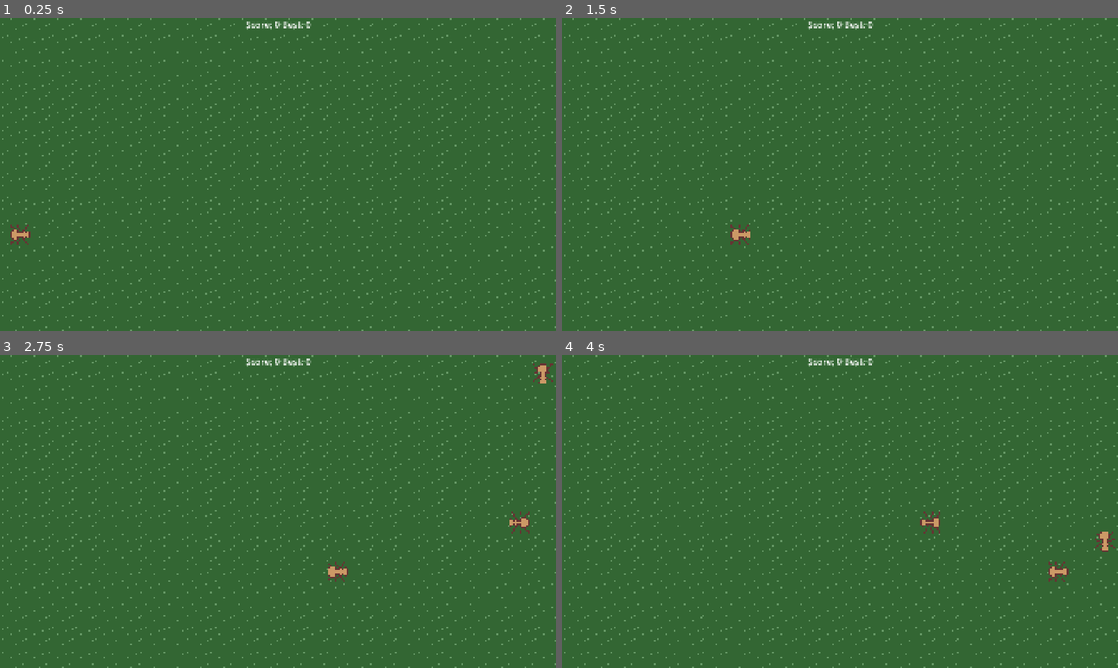
Above: before the commit, frames 1-4 (two rows, left to right).
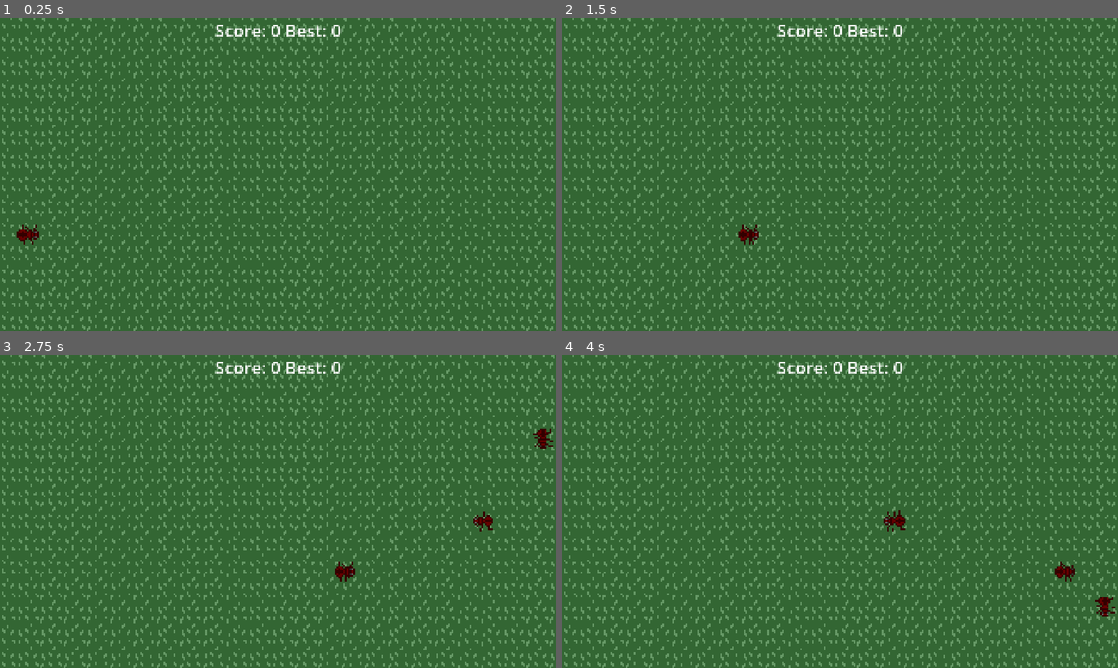
Above: after the commit, the same moments.

Repository: appellatebaton0/code-quest
Game: Godot game, scene res://scenes/main.tscn
Two runs of this game, one before a commit and one after it. Both use one fixed random seed, a clock stepped at 60 frames per second and the inputs below.
Inputs (mouse positions are in pixels of both pictures, inside the frame that each line leads up to):
- Up to frame 1 (0.25 s): no input
- Up to frame 2 (1.5 s): tap Enter at 0.5 s; move the mouse to (612, 233) at 0.52 s; hold D (Right) 0.53-1.28 s; click (612, 233) at 0.67 s; move the mouse to (728, 190) at 1.27 s; hold S (Down) from 1.28 s (still down); click (728, 190) at 1.42 s
- Up to frame 3 (2.75 s): move the mouse to (333, 442) at 2.02 s; release S (Down) at 2.03 s; hold D (Right) from 2.03 s (still down); click (333, 442) at 2.17 s
- Up to frame 4 (4 s): move the mouse to (1079, 520) at 2.77 s; release D (Right) at 2.78 s; hold W (Up) 2.78-3.53 s; click (1079, 520) at 2.92 s; move the mouse to (1106, 473) at 3.52 s; hold A (Left) from 3.53 s (still down); click (1106, 473) at 3.67 s

The runs differ from the first frame. In frame 1, 12% of the frame differs, in the area x 0-100%, y 0-100%; in frame 2, 12%; in frame 3, 12%; in frame 4, 12%.

Commit message:
v1 - Submission

Diff:
--- a/scenes/actors/bug.tscn
+++ b/scenes/actors/bug.tscn
@@ -1,21 +1,44 @@
-[gd_scene load_steps=11 format=3 uid="uid://kek6tefk2fpk"]
+[gd_scene load_steps=13 format=3 uid="uid://kek6tefk2fpk"]
 
 [ext_resource type="Script" uid="uid://dwh0yifrqxhcp" path="res://scripts/actor.gd" id="1_8dihf"]
 [ext_resource type="PackedScene" uid="uid://byojuvig761hd" path="res://scenes/components/cp_motion.tscn" id="2_ssu4b"]
-[ext_resource type="PackedScene" uid="uid://dnd4kisf8wjau" path="res://scenes/components/cp_sprite.tscn" id="3_4c8bg"]
 [ext_resource type="Texture2D" uid="uid://bfeymagkhabkr" path="res://assets/bug.png" id="4_ssu4b"]
+[ext_resource type="PackedScene" uid="uid://dgw1cdcm2loma" path="res://scenes/components/cp_hitbox.tscn" id="5_wmt52"]
 [ext_resource type="PackedScene" uid="uid://c5lgrvfkkeake" path="res://scenes/components/cp_free.tscn" id="6_j64ad"]
-[ext_resource type="PackedScene" uid="uid://cfhfudk7fnj6v" path="res://scenes/components/cp_hurtbox.tscn" id="7_d1srl"]
+[ext_resource type="PackedScene" uid="uid://cabi2tsjjcc6r" path="res://scenes/components/cp_lose.tscn" id="7_8dihf"]
 [ext_resource type="Script" uid="uid://djrru78hi2tbg" path="res://scripts/components/cp_score.gd" id="8_ssu4b"]
 
 [sub_resource type="RectangleShape2D" id="RectangleShape2D_a2f0v"]
 size = Vector2(14, 14)
 
-[sub_resource type="RectangleShape2D" id="RectangleShape2D_ssu4b"]
-size = Vector2(22, 18)
+[sub_resource type="AtlasTexture" id="AtlasTexture_wmt52"]
+atlas = ExtResource("4_ssu4b")
+region = Rect2(0, 0, 16, 16)
 
-[sub_resource type="RectangleShape2D" id="RectangleShape2D_iq6g4"]
-size = Vector2(14, 14)
+[sub_resource type="AtlasTexture" id="AtlasTexture_8dihf"]
+atlas = ExtResource("4_ssu4b")
+region = Rect2(16, 0, 16, 16)
+
+[sub_resource type="AtlasTexture" id="AtlasTexture_ssu4b"]
+atlas = ExtResource("4_ssu4b")
+region = Rect2(32, 0, 16, 16)
+
+[sub_resource type="SpriteFrames" id="SpriteFrames_4c8bg"]
+animations = [{
+"frames": [{
+"duration": 1.0,
+"texture": SubResource("AtlasTexture_wmt52")
+}, {
+"duration": 1.0,
+"texture": SubResource("AtlasTexture_8dihf")
+}, {
+"duration": 1.0,
+"texture": SubResource("AtlasTexture_ssu4b")
+}],
+"loop": true,
+"name": &"default",
+"speed": 7.0
+}]
 
 [node name="Bug" type="Node2D" groups=["Actors"]]
 script = ExtResource("1_8dihf")
@@ -26,28 +49,28 @@
 [node name="CollisionShape2D" type="CollisionShape2D" parent="CP_Motion"]
 shape = SubResource("RectangleShape2D_a2f0v")
 
-[node name="CP_Sprite" parent="." instance=ExtResource("3_4c8bg")]
+[node name="CP_AnimSprite" type="AnimatedSprite2D" parent="."]
 texture_filter = 1
-texture = ExtResource("4_ssu4b")
+sprite_frames = SubResource("SpriteFrames_4c8bg")
+autoplay = "default"
+frame_progress = 0.288528
 
 [node name="CP_Free" parent="." instance=ExtResource("6_j64ad")]
+
+[node name="CP_Hitbox" parent="." instance=ExtResource("5_wmt52")]
 collision_mask = 4
 
-[node name="CollisionShape2D" type="CollisionShape2D" parent="CP_Free"]
-position = Vector2(-2, 0)
-shape = SubResource("RectangleShape2D_ssu4b")
-
-[node name="CP_Hurtbox" parent="." instance=ExtResource("7_d1srl")]
-collision_mask = 5
-
-[node name="CollisionShape2D" type="CollisionShape2D" parent="CP_Hurtbox"]
-shape = SubResource("RectangleShape2D_iq6g4")
+[node name="CollisionShape2D3" type="CollisionShape2D" parent="CP_Hitbox"]
+shape = SubResource("RectangleShape2D_a2f0v")
 
 [node name="CP_Score" type="Node" parent="."]
 script = ExtResource("8_ssu4b")
 score_modifier = 1
 metadata/_custom_type_script = "uid://djrru78hi2tbg"
 
-[connection signal="got_free" from="CP_Free" to="CP_Score" method="modify_score"]
-[connection signal="input_event" from="CP_Free" to="CP_Free" method="_on_input_event"]
-[connection signal="clicked_on" from="CP_Hurtbox" to="CP_Free" method="free"]
+[node name="CP_Lose" parent="." instance=ExtResource("7_8dihf")]
+
+[connection signal="clicked_on" from="CP_Hitbox" to="CP_Free" method="free_actor"]
+[connection signal="clicked_on" from="CP_Hitbox" to="CP_Score" method="modify_score"]
+[connection signal="input_event" from="CP_Hitbox" to="CP_Hitbox" method="_on_input_event"]
+[connection signal="game_lost" from="CP_Lose" to="CP_Free" method="free_actor"]
--- a/scenes/components/cp_free.tscn
+++ b/scenes/components/cp_free.tscn
@@ -2,8 +2,5 @@
 
 [ext_resource type="Script" uid="uid://d25af0viaxcrw" path="res://scripts/components/cp_free.gd" id="1_b3nlc"]
 
-[node name="CP_Free" type="Area2D"]
+[node name="CP_Free" type="Node"]
 script = ExtResource("1_b3nlc")
-
-[connection signal="area_entered" from="." to="." method="_on_area_entered"]
-[connection signal="body_entered" from="." to="." method="_on_body_entered"]
--- /dev/null
+++ b/scenes/components/cp_lose.tscn
@@ -0,0 +1,6 @@
+[gd_scene load_steps=2 format=3 uid="uid://cabi2tsjjcc6r"]
+
+[ext_resource type="Script" uid="uid://daudjs4sbstgs" path="res://scripts/components/cp_lose.gd" id="1_6u6dy"]
+
+[node name="CP_Lose" type="Node"]
+script = ExtResource("1_6u6dy")
--- a/scenes/main.tscn
+++ b/scenes/main.tscn
@@ -8,7 +8,9 @@
 [ext_resource type="PackedScene" uid="uid://kek6tefk2fpk" path="res://scenes/actors/bug.tscn" id="6_tipki"]
 [ext_resource type="Script" uid="uid://chbmrmtuoajba" path="res://scripts/spawner_components/position/psc_rect.gd" id="8_85g3d"]
 [ext_resource type="Script" uid="uid://c4q76hlb4lmjj" path="res://scripts/spawner_components/rotation/rsc_manual.gd" id="8_choun"]
+[ext_resource type="PackedScene" uid="uid://cfhfudk7fnj6v" path="res://scenes/components/cp_hurtbox.tscn" id="9_choun"]
 [ext_resource type="Script" uid="uid://cc2gg12volxh5" path="res://scripts/label.gd" id="10_choun"]
+[ext_resource type="PackedScene" uid="uid://cabi2tsjjcc6r" path="res://scenes/components/cp_lose.tscn" id="10_ya4ey"]
 
 [sub_resource type="TileSetAtlasSource" id="TileSetAtlasSource_choun"]
 texture = ExtResource("1_85g3d")
@@ -19,10 +21,16 @@
 sources/0 = SubResource("TileSetAtlasSource_choun")
 
 [sub_resource type="RectangleShape2D" id="RectangleShape2D_85g3d"]
-size = Vector2(75.105, 203)
+size = Vector2(14.5525, 203)
 
 [sub_resource type="RectangleShape2D" id="RectangleShape2D_choun"]
-size = Vector2(367.276, 65)
+size = Vector2(367.276, 11)
+
+[sub_resource type="RectangleShape2D" id="RectangleShape2D_ya4ey"]
+size = Vector2(92, 335)
+
+[sub_resource type="RectangleShape2D" id="RectangleShape2D_eb6dy"]
+size = Vector2(558, 95)
 
 [node name="Main" type="Node2D" groups=["Main"]]
 
@@ -55,6 +63,7 @@
 metadata/_custom_type_script = "uid://cpes6pftnofn4"
 
 [node name="PSC_Rect" type="CollisionShape2D" parent="Spawner/Left"]
+position = Vector2(30.2762, 0)
 shape = SubResource("RectangleShape2D_85g3d")
 debug_color = Color(0.7, 0.548333, 0, 0.419608)
 script = ExtResource("8_85g3d")
@@ -82,6 +91,7 @@
 metadata/_custom_type_script = "uid://cpes6pftnofn4"
 
 [node name="PSC_Rect" type="CollisionShape2D" parent="Spawner/Right"]
+position = Vector2(-27, -1)
 shape = SubResource("RectangleShape2D_85g3d")
 debug_color = Color(0.7, 0.548333, 0, 0.419608)
 script = ExtResource("8_85g3d")
@@ -109,7 +119,7 @@
 metadata/_custom_type_script = "uid://c4q76hlb4lmjj"
 
 [node name="PSC_Rect" type="CollisionShape2D" parent="Spawner/Up"]
-position = Vector2(1.36188, 0.5)
+position = Vector2(1.36188, 27.5)
 shape = SubResource("RectangleShape2D_choun")
 debug_color = Color(0.7, 0.548333, 0, 0.419608)
 script = ExtResource("8_85g3d")
@@ -137,10 +147,35 @@
 metadata/_custom_type_script = "uid://c4q76hlb4lmjj"
 
 [node name="PSC_Rect" type="CollisionShape2D" parent="Spawner/Down"]
-position = Vector2(1.36188, 0.5)
+position = Vector2(1, -25)
 shape = SubResource("RectangleShape2D_choun")
 debug_color = Color(0.7, 0.548333, 0, 0.419608)
 script = ExtResource("8_85g3d")
+
+[node name="LoseCondition" type="Node2D" parent="."]
+script = ExtResource("3_jyhfs")
+metadata/_custom_type_script = "uid://dwh0yifrqxhcp"
+
+[node name="CP_Hurtbox" parent="LoseCondition" instance=ExtResource("9_choun")]
+collision_layer = 4
+
+[node name="CollisionShape2D" type="CollisionShape2D" parent="LoseCondition/CP_Hurtbox"]
+position = Vector2(260, 5)
+shape = SubResource("RectangleShape2D_ya4ey")
+
+[node name="CollisionShape2D2" type="CollisionShape2D" parent="LoseCondition/CP_Hurtbox"]
+position = Vector2(-255, -2)
+shape = SubResource("RectangleShape2D_ya4ey")
+
+[node name="CollisionShape2D3" type="CollisionShape2D" parent="LoseCondition/CP_Hurtbox"]
+position = Vector2(1, 173)
+shape = SubResource("RectangleShape2D_eb6dy")
+
+[node name="CollisionShape2D4" type="CollisionShape2D" parent="LoseCondition/CP_Hurtbox"]
+position = Vector2(8, -172)
+shape = SubResource("RectangleShape2D_eb6dy")
+
+[node name="CP_Lose" parent="LoseCondition" instance=ExtResource("10_ya4ey")]
 
 [node name="CanvasLayer" type="CanvasLayer" parent="."]
 
@@ -153,6 +188,8 @@
 offset_bottom = 23.0
 grow_horizontal = 2
 size_flags_horizontal = 6
-theme_override_font_sizes/font_size = 31
+theme_override_font_sizes/font_size = 60
 text = "SCORE: "
 script = ExtResource("10_choun")
+
+[connection signal="got_hurt" from="LoseCondition/CP_Hurtbox" to="LoseCondition/CP_Lose" method="lose"]
--- a/scripts/components/cp_free.gd
+++ b/scripts/components/cp_free.gd
@@ -1,6 +1,6 @@
 extends Component
 class_name FreeComponent
-var me:Area2D = get_me()
+var me:Node = get_me()
 
 signal got_free
 
@@ -17,13 +17,3 @@
 		if free_time >= free_delay:
 			actor.queue_free()
 		free_time += delta
-
-func _on_area_entered(area: Area2D) -> void:
-	free_actor()
-func _on_body_entered(body: Node2D) -> void:
-	free_actor()
-
-func _on_input_event(viewport: Node, event: InputEvent, shape_idx: int) -> void:
-	if event is InputEventMouseButton:
-		if event.pressed:
-			free_actor()
--- a/scripts/components/cp_hitbox.gd
+++ b/scripts/components/cp_hitbox.gd
@@ -3,12 +3,17 @@
 var me:Area2D = get_me()
 
 signal did_damage
+signal clicked_on
 
 func hurt(hurtee:Actor):
 	did_damage.emit()
-
 
 func _on_area_entered(area: Area2D) -> void:
 	var component = area # Abstract type
 	if component is HurtboxComponent:
 		hurt(component.actor)
+
+func _on_input_event(viewport: Node, event: InputEvent, shape_idx: int) -> void:
+	if event is InputEventMouseButton:
+		if event.pressed:
+			clicked_on.emit()
--- a/scripts/components/cp_hurtbox.gd
+++ b/scripts/components/cp_hurtbox.gd
@@ -10,6 +10,7 @@
 
 
 func _on_area_entered(area: Area2D) -> void:
+	print(area)
 	var component = area # Abstract type
 	if component is HitboxComponent:
 		hurt(component.actor)
--- /dev/null
+++ b/scripts/components/cp_lose.gd
@@ -0,0 +1,19 @@
+extends Component
+class_name LoseComponent
+
+## Allows signals to be fed in to end the game, and for functions to be run when the game ends.
+## Connect signals to lose() to lose the game with them
+## Connect game_lost to functions to make them run when the game is lost.
+
+signal game_lost
+
+func _ready() -> void:
+	Global.game_lost.connect(_on_game_lost)
+
+func _on_game_lost():
+	game_lost.emit()
+
+func lose():
+	game_lost.emit()
+	print("lose")
+	Global.game_lost.emit()
Binary file changed: assets/bug.png
Binary file changed: assets/tileset.png
Not shown: 1 places in scenes/main.tscn that only renumber resources
Not shown, added: scripts/components/cp_lose.gd.uid
